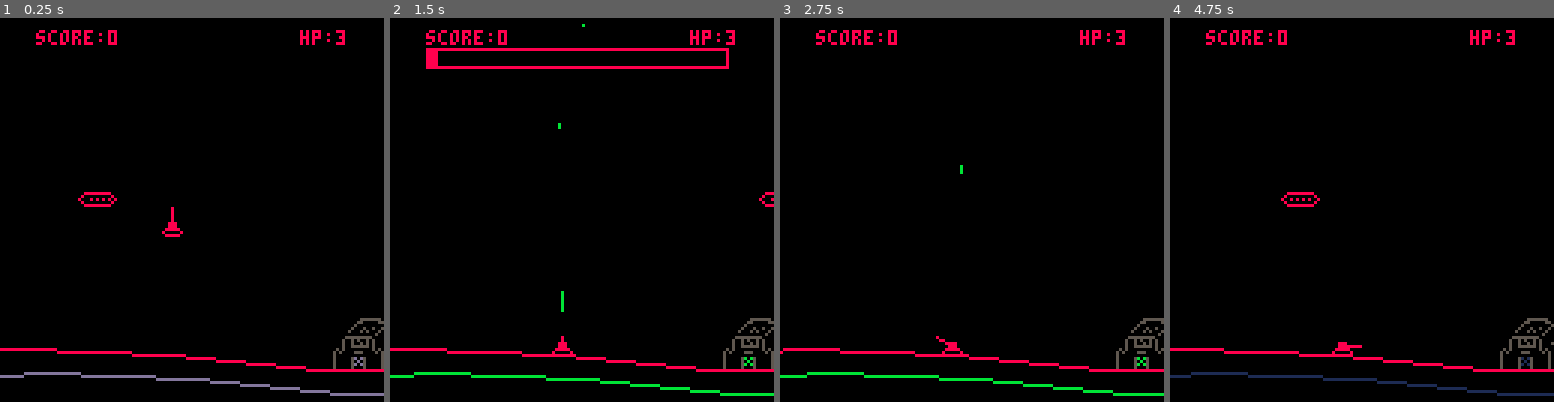
Above: before the commit, frames 1-4 (left to right).
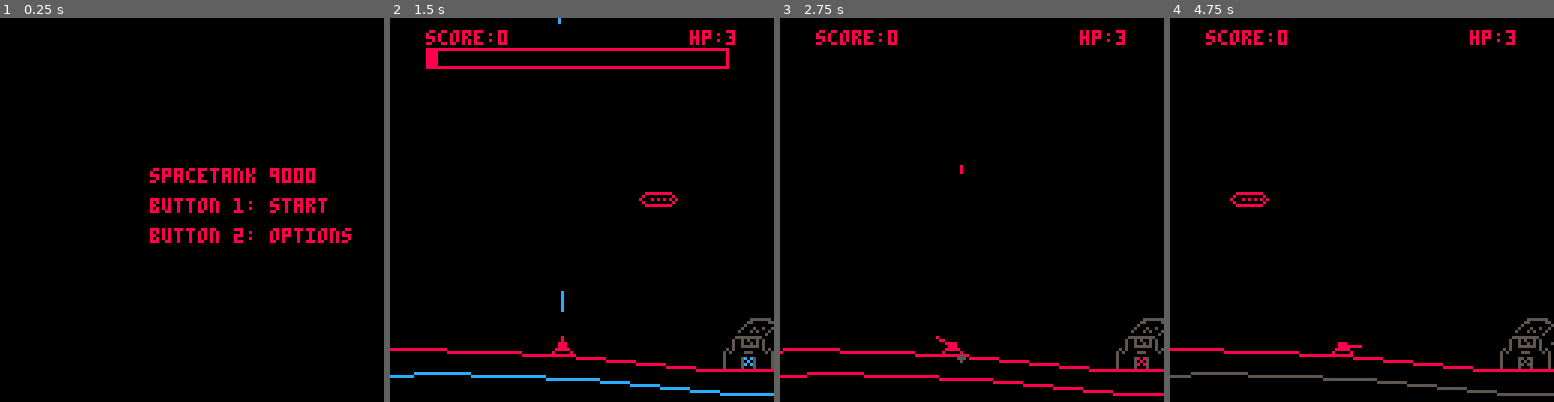
Above: after the commit, the same moments.

Repository: arnodick/spacetank
Game: PICO-8 cartridge tank.p8
Two runs of this game, one before a commit and one after it. Both use one fixed random seed, a clock stepped at 60 frames per second and the inputs below.
Inputs:
- Up to frame 1 (0.25 s): no input
- Up to frame 2 (1.5 s): tap O (Z key) at 0.33, 0.7, 1.43 s; tap X (X key) at 1.07 s
- Up to frame 3 (2.75 s): hold Left 1.97-2.37 s; tap X (X key) at 2.07, 2.4, 2.73 s; tap O (Z key) at 2.22 s
- Up to frame 4 (4.75 s): hold Right 2.87-3.53 s; tap X (X key) every 0.33 s from 3.07 to 4.73 s; tap O (Z key) at 3.1, 3.98 s; hold Right 4.13-4.53 s

The runs differ from the first frame. In frame 1, 5.2% of the frame differs, in the area x 0-100%, y 3-99%; in frame 2, 1.1%; in frame 3, 0.9%; in frame 4, 1.2%.

Commit message:
DEATH now functions, states etc etc etc etc etc

Diff:
--- a/tank.p8
+++ b/tank.p8
@@ -5,17 +5,9 @@
 debug_l={}
 
 function _init()
+	state=1
 	timer=0
-	pause=0
-	counters={}
-	counters.enemies=0
-	counters.gets=0
-	counters.missiles=0
-	cam={0,0}
-	cam.shake=0
-	cam.enemy=0
-	gravity=0.2
-
+	changestate(state)
 	--machinegun
 	bullettype={}
 	bullettype[1]={}
@@ -77,6 +69,9 @@
 	enums.ufo=1
 	enums.man=2
 	enums.missile=3
+	enums.title=1
+	enums.options=2
+	enums.game=3
 
 	hud={}
 	hud.bar={}
@@ -99,7 +94,7 @@
 	hillspacing=50
 	generatelandscape(10,60,3,3,hillspacing,true)
 	actors={}
-	maketank(150,-50,0,0,1)
+	player=maketank(150,-50,0,0,1)
 end
 
 function generatelandscape(gh,hh,gw,hw,hs,first)
@@ -202,6 +197,7 @@
 	tank.bt=bt
 	tank.hp=3
 	tank.hit=0
+	tank.drop=1
 	makehitbox(tank,-4,-10,8,10)
 	tank.gun={}
 	tank.gun.angle=0.25
@@ -214,6 +210,7 @@
 
 	tank.xoff=-3
 	tank.yoff=-7
+	return tank
 end
 
 function makebullet(x,y,d,vel,bt)
@@ -358,7 +355,7 @@
 	if a.x<=hillspacing*2 then
  	a.x=197*hillspacing
 	elseif a.x>198*hillspacing then
-		if a==actors[1] then
+		if a==player then
 			generatelandscape(20-rnd(15),100-rnd(95),3+rnd(3),3+rnd(3),hillspacing,false)
 		end
 		a.x=hillspacing*3
@@ -406,7 +403,7 @@
 		end
 	elseif a.t==enums.enemy then
 		if a.et==enums.ufo then
-			if a.x<=actors[1].x+50 then
+			if a.x<=player.x+50 then
 				a.maxvel=8
 			else
 				a.maxvel=4
@@ -417,13 +414,11 @@
 				a.vel-=3
 			end
 			if counters.missiles==0 then
-				if flr(a.x)==flr(actors[1].x)+30 then
+				if flr(a.x)==flr(player.x)+30 then
 					sfx(20)
 					makeenemy(a.x,a.y,0.9,4,1,3,1)
 				end
 			end
---		cam.enemy=clamp(-(actors[1].x-a.x)/2,-128,30,true)
-			cam.enemy=-(actors[1].x-a.x)/2
 		elseif a.et==enums.man then
 			a.vel=4
 			if timer%2==0 then
@@ -432,11 +427,9 @@
 		elseif a.et==enums.missile then
 			--missile stuff
 			a.vel=3
-			if collision(a,actors[1]) then
-				actors[1].hit=20
-				if actors[1].hp>1 then
-					damageactor(actors[1],1)
-				end
+			if collision(a,player) then
+				player.hit=20
+				damageactor(player,3)
 				damageactor(a,1)
 			end
 			if a.y>=getgroundheight(a.x) then
@@ -468,18 +461,18 @@
 		if timer-a.delta<=1 then
 			a.bounce+=1
 		end
-		if collision(actors[1],a) then
+		if collision(player,a) then
 			sfx(14)
 			counters.gets+=1
 			for b=1,4 do
 				makedebris(a.x,a.y)
 			end
-			while a.bt==actors[1].bt do
+			while a.bt==player.bt do
 				a.bt=flr(rnd(4))+1
 			end
-			actors[1].bt=a.bt
-			actors[1].gun.heat=0
-			actors[1].gun.delta=0
+			player.bt=a.bt
+			player.gun.heat=0
+			player.gun.delta=0
 			del(actors,a)
 		end
 	end
@@ -585,10 +578,9 @@
 		if cam.shake>0 then
 			cam.shake-=1
 		end
-		cam[1]=a.x+8*actors[1].vel+rnd(cam.shake)*2-56--+cam.enemy
---			cam[1]=clamp(a.x+8*actors[1].vel+rnd(cam.shake)*2-56+cam.enemy,actors[1].x-30,128,true)
+		cam[1]=a.x+8*player.vel+rnd(cam.shake)*2-56
 		if a.y<-60 then
-			cam[2]=-118+a.y+60--a.y-80
+			cam[2]=-118+a.y+60
 		else
 			cam[2]=-118
 		end
@@ -614,6 +606,8 @@
 			if	counters.missiles<0 then
 				counters.missiles=0
 			end
+		elseif a.t==enums.tank then
+			sfx(23)
 		end
 		sfx(a.deathsnd)
 		makeexplosion(a.x,a.y)
@@ -629,52 +623,72 @@
 	if counters.enemies<3 then
 		if rnd(1)<0.5 then
 		--spawn man
-			makeenemy(actors[1].x+160,-50,0.15,3,6,2,1)
+			makeenemy(player.x+160,-50,0.15,3,6,2,1)
 		elseif rnd(1)<0.3 then
 		--spawn ufo
-			makeenemy(actors[1].x-38,-100+rnd(40),0,1,6,1,3)
+			makeenemy(player.x-38,-100+rnd(40),0,1,6,1,3)
 		end
 	end
 end
 
 function _update()
-	if pause==0 then
-		foreach(actors,controlactor)
-		spawnentities()
-		timer+=1
-	else
-		pause-=1
-	end
-
-	debug_u()
+	if state==enums.title then
+		--title menu logic here!
+		if btnp(4) then
+			changestate(enums.game)
+		elseif btnp(5) then
+			changestate(enums.options)
+		end
+	elseif state==enums.options then
+		if btnp(4) or btnp(5) then
+			changestate(enums.title)
+		end
+	elseif state==enums.game then
+		if pause==0 then
+			foreach(actors,controlactor)
+			spawnentities()
+			timer+=1
+		else
+			pause-=1
+		end
+		debug_u()
+	end
 end
 
 function _draw()
 	cls()
 	camera(cam[1],cam[2])
-	pal(7,flr(rnd(15))+1)
-	if actors[1].hit>0 then
-		pal(8,flr(rnd(15))+1)
-	end
-	for a=1,#ground-1 do
-		line(ground[a][1],ground[a][2],ground[a+1][1],ground[a+1][2],8)
-		line(ground[a][1]+8,ground[a][2]+8,ground[a+1][1]+8,ground[a+1][2]+8,7)
-	end
-	spr(24,200,getgroundheight(200)-23,7,3)
-	foreach(actors,drawactor)
-	drawactor(actors[1])--so that tank is drawn over other stuff like bullets
-	if actors[1].gun.heat>0 then
-		rectfill(cam[1]+hud.bar.x,cam[2]+hud.bar.y,cam[1]+hud.bar.x+actors[1].gun.heat,cam[2]+hud.bar.y+hud.bar.h,hud.bar.c)
-		rect(cam[1]+hud.bar.x,cam[2]+hud.bar.y,cam[1]+hud.bar.x+hud.bar.w,cam[2]+hud.bar.y+hud.bar.h,8)
-	end
-	print("score:"..counters.gets,cam[1]+hud.score.x,cam[2]+hud.score.y)
-	print("hp:"..actors[1].hp,cam[1]+hud.hp.x,cam[2]+hud.hp.y)
-	if debug then
-		for a=1,#debug_l do
-			print(debug_l[a],cam[1]+0,cam[2]+(a-1)*6,8)
-		end
-	end
-	pal()
+	if state==enums.title then
+		print("spacetank 9000",50,50,8)
+		print("button 1: start",50,60,8)
+		print("button 2: options",50,70,8)
+	elseif state==enums.options then
+		print("options",50,50,8)
+	elseif state==enums.game then
+		pal(7,flr(rnd(15))+1)
+		if player.hit>0 then
+			pal(8,flr(rnd(15))+1)
+		end
+		for a=1,#ground-1 do
+			line(ground[a][1],ground[a][2],ground[a+1][1],ground[a+1][2],8)
+			line(ground[a][1]+8,ground[a][2]+8,ground[a+1][1]+8,ground[a+1][2]+8,7)
+		end
+		spr(24,200,getgroundheight(200)-23,7,3)
+		foreach(actors,drawactor)
+	--	drawactor(player)--so that tank is drawn over other stuff like bullets
+		if player.gun.heat>0 then
+			rectfill(cam[1]+hud.bar.x,cam[2]+hud.bar.y,cam[1]+hud.bar.x+player.gun.heat,cam[2]+hud.bar.y+hud.bar.h,hud.bar.c)
+			rect(cam[1]+hud.bar.x,cam[2]+hud.bar.y,cam[1]+hud.bar.x+hud.bar.w,cam[2]+hud.bar.y+hud.bar.h,8)
+		end
+		print("score:"..counters.gets,cam[1]+hud.score.x,cam[2]+hud.score.y,8)
+		print("hp:"..player.hp,cam[1]+hud.hp.x,cam[2]+hud.hp.y,8)
+		if debug then
+			for a=1,#debug_l do
+				print(debug_l[a],cam[1]+0,cam[2]+(a-1)*6,8)
+			end
+		end
+		pal()
+	end
 end
 
 function clamp(v,mi,ma,h)
@@ -688,6 +702,22 @@
 		end
 	end
 	return v
+end
+
+function changestate(s)
+	state=s
+	timer=0
+	cam={0,0}
+	if state==3 then
+		pause=0
+		cam={0,0}
+		cam.shake=0
+		counters={}
+		counters.enemies=0
+		counters.gets=0
+		counters.missiles=0
+		gravity=0.2
+	end
 end
 
 function debug_u()
@@ -695,25 +725,25 @@
 	debug_l[2]="mem="..stat(0)
 	debug_l[3]="cpu="..stat(1)
 	debug_l[4]="actors:"..#actors
-	debug_l[5]="tank x:"..actors[1].x
-	debug_l[6]="tank y:"..actors[1].y
-	debug_l[7]="tank vel:"..actors[1].vel
-	debug_l[8]="gun x:"..actors[1].gun.x
-	debug_l[9]="gun y:"..actors[1].gun.y
-	debug_l[10]="gun d:"..actors[1].gun.angle
-	debug_l[11]="gun vx:"..actors[1].gun.vec[1]
-	debug_l[12]="gun vy:"..actors[1].gun.vec[2]
-	debug_l[13]="ratio:"..getgroundheight(actors[1].x)
-	if actors[1].d!=nil then
+	debug_l[5]="tank x:"..player.x
+	debug_l[6]="tank y:"..player.y
+	debug_l[7]="tank vel:"..player.vel
+	debug_l[8]="gun x:"..player.gun.x
+	debug_l[9]="gun y:"..player.gun.y
+	debug_l[10]="gun d:"..player.gun.angle
+	debug_l[11]="gun vx:"..player.gun.vec[1]
+	debug_l[12]="gun vy:"..player.gun.vec[2]
+	debug_l[13]="ratio:"..getgroundheight(player.x)
+	if player.d!=nil then
 --	debug_l[14]="tank d:"..actors[1].d
 	end
-	debug_l[14]="tank vx:"..actors[1].vec[1]
-	debug_l[15]="tank vy:"..actors[1].vec[2]
+	debug_l[14]="tank vx:"..player.vec[1]
+	debug_l[15]="tank vy:"..player.vec[2]
 	debug_l[16]="enemy cnt:"..counters.enemies
 	debug_l[17]="missiles cnt:"..counters.missiles
 	debug_l[18]="camx:"..cam[1]
 	debug_l[19]="camy:"..cam[2]
-	debug_l[20]="heat:"..actors[1].gun.heat
+	debug_l[20]="heat:"..player.gun.heat
 end
 __gfx__
 00000000000000000000000000000000000000000000000000000000000000000000000000000000000000000000000000000000000000000000000000000000
Not shown, changed: the sound effects (__sfx__) section of tank.p8
